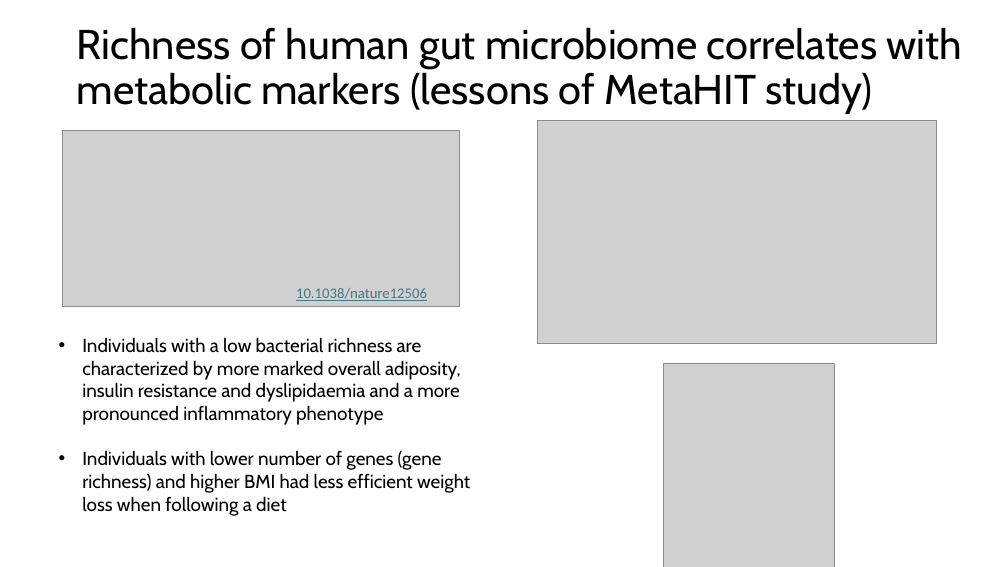
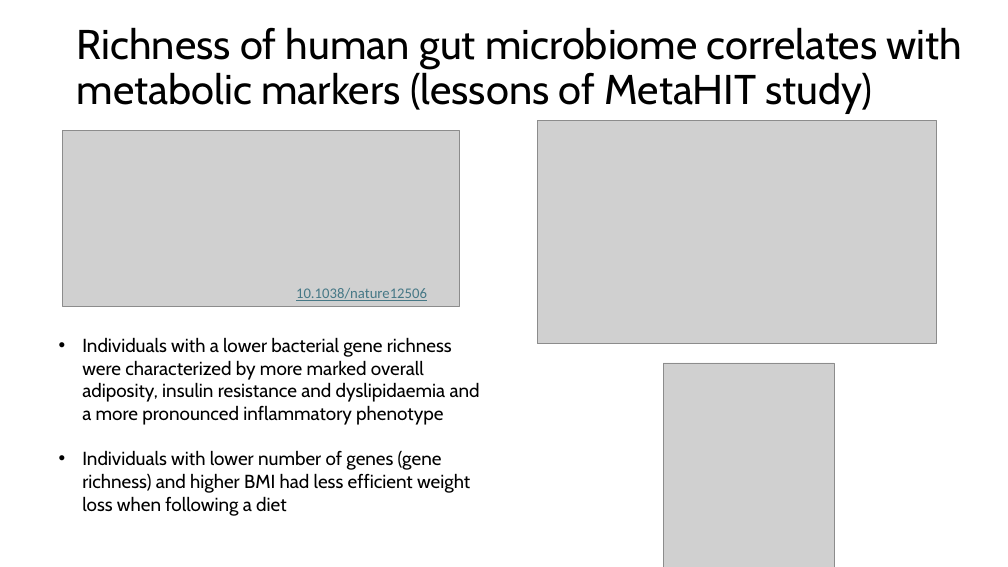
Before and after one commit to biosustain/dsp_metagenomics_training, a slide deck: slide 6 of course_contents/IntroMetagenomics.pptx. Drawn at 1008x567 pixels with LibreOffice and Linux fonts; fonts in the diff are those of the drawing; grey boxes stand for pictures. Boxes give left, top, right and bottom in pixels: in the first picture for what was removed or moved away, otherwise in the second. Text is boxed around its words. In the diff, an @@ line names an element or a change of style, - is before the commit and + after.

```diff
--- a/course_contents/IntroMetagenomics.pptx
+++ b/course_contents/IntroMetagenomics.pptx
@@ text at [82,337,480,425]: text changed @@
-• Individuals with a low bacterial richness are characterized by more marked overall adiposity, insulin resistance and dyslipidaemia and a more pronounced inflammatory phenotype
+• Individuals with a lower bacterial gene richness were characterized by more marked overall adiposity, insulin resistance and dyslipidaemia and a more pronounced inflammatory phenotype
```
Also in this commit, not shown: 11 other slides changed, 1 other file.
